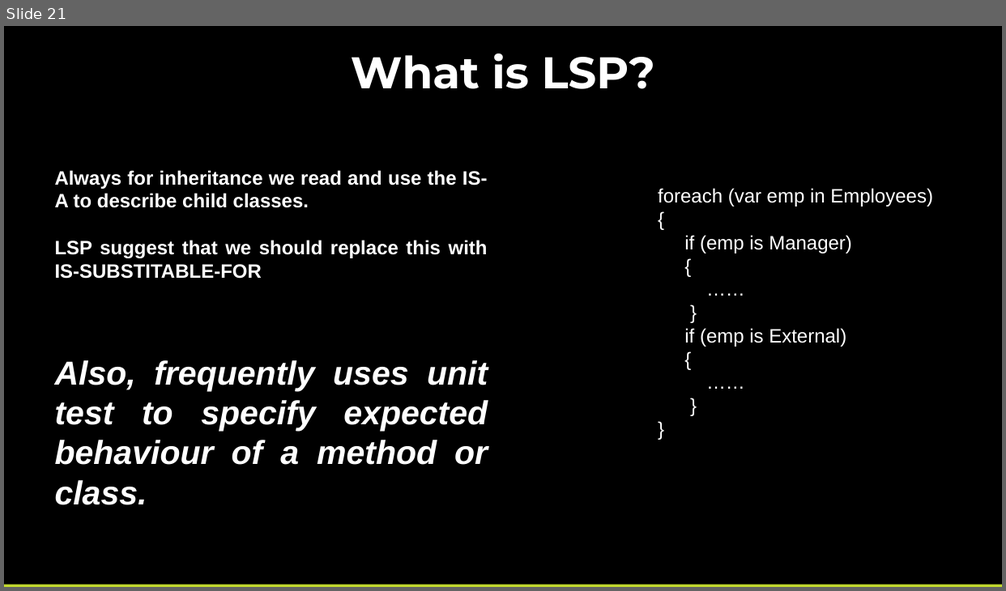
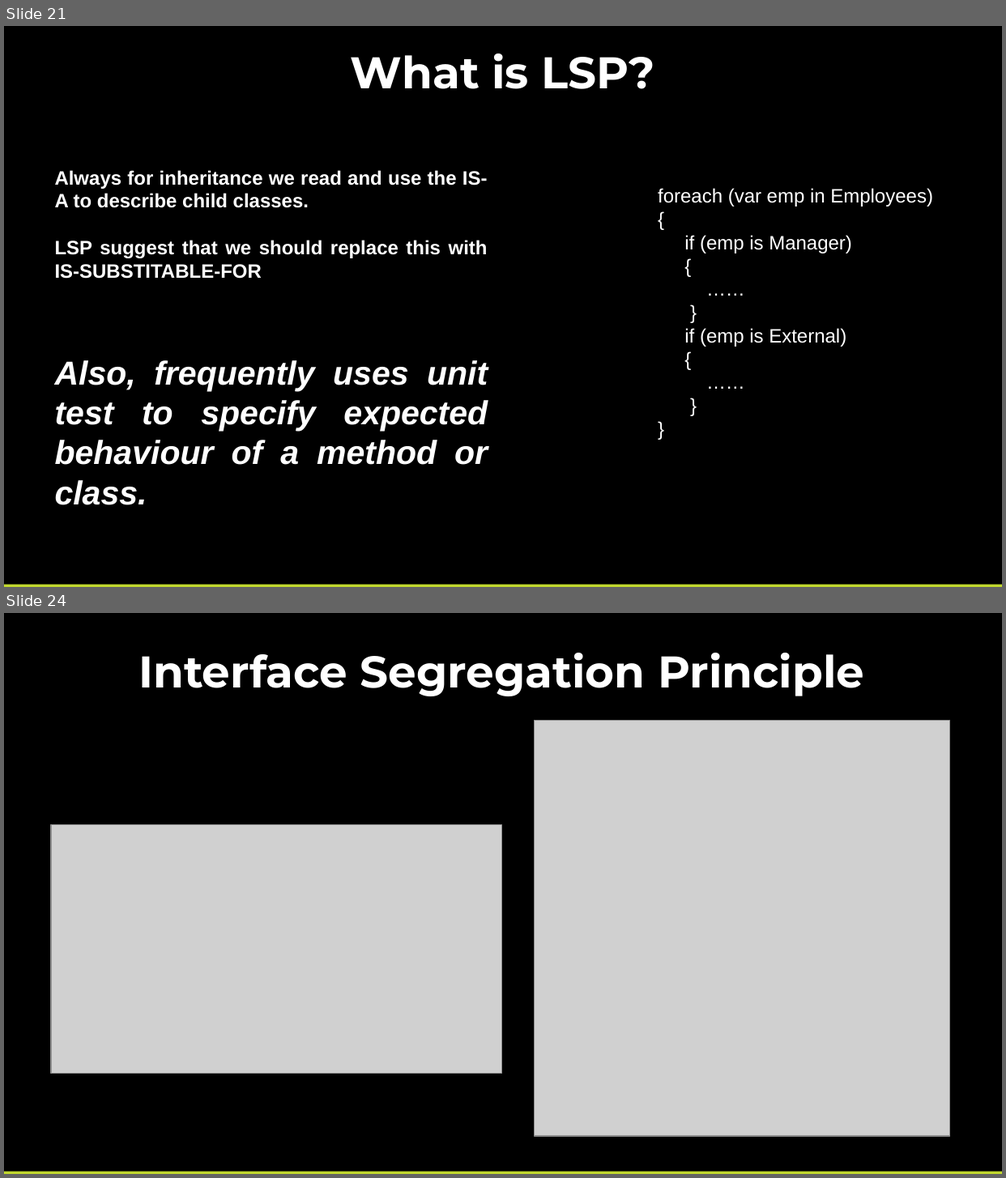
Before and after one commit to pcastellanos/TeamTraining, a slide deck: SOLID/SOLID.pptx. Shown one above the other, each under a label of ours: slide 21 before the commit, slides 21 and 24 after it; the slides between them are not shown. The pictures are 1006x591 and 1006x1178 pixels, drawn with LibreOffice and Linux fonts; fonts in the diff are those of the drawing; grey boxes stand for pictures. Boxes give left, top, right and bottom in pixels: in the first picture for what was removed or moved away, otherwise in the second. Text is boxed around its words. In the diff, an @@ line names an element or a change of style, - is before the commit and + after.

Commit message:
[InterfaceSegregation] Add PPT

```diff
--- a/SOLID/SOLID.pptx
+++ b/SOLID/SOLID.pptx
@@ slide 24 added at (4, 613, 1002, 1174), background #000000 @@
@@ text added at (138, 653, 864, 696), 32 pt, text #FFFFFF, bold @@
+Interface Segregation Principle
@@ picture added at (534, 721, 950, 1137) @@
@@ picture added at (51, 824, 502, 1073) @@
@@ rectangle added at (4, 1172, 1002, 1174), fill #C1D82F @@
```
Also in this commit, not shown: 5 other slides added.
